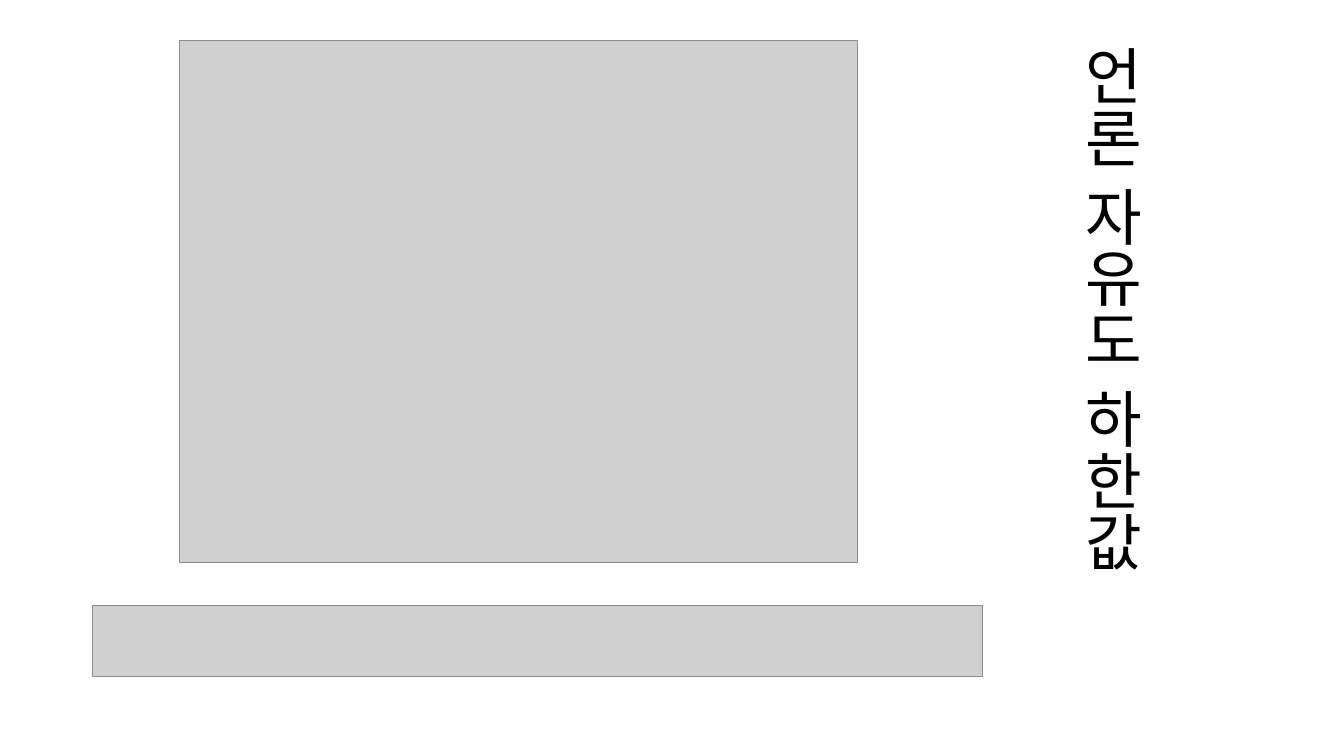
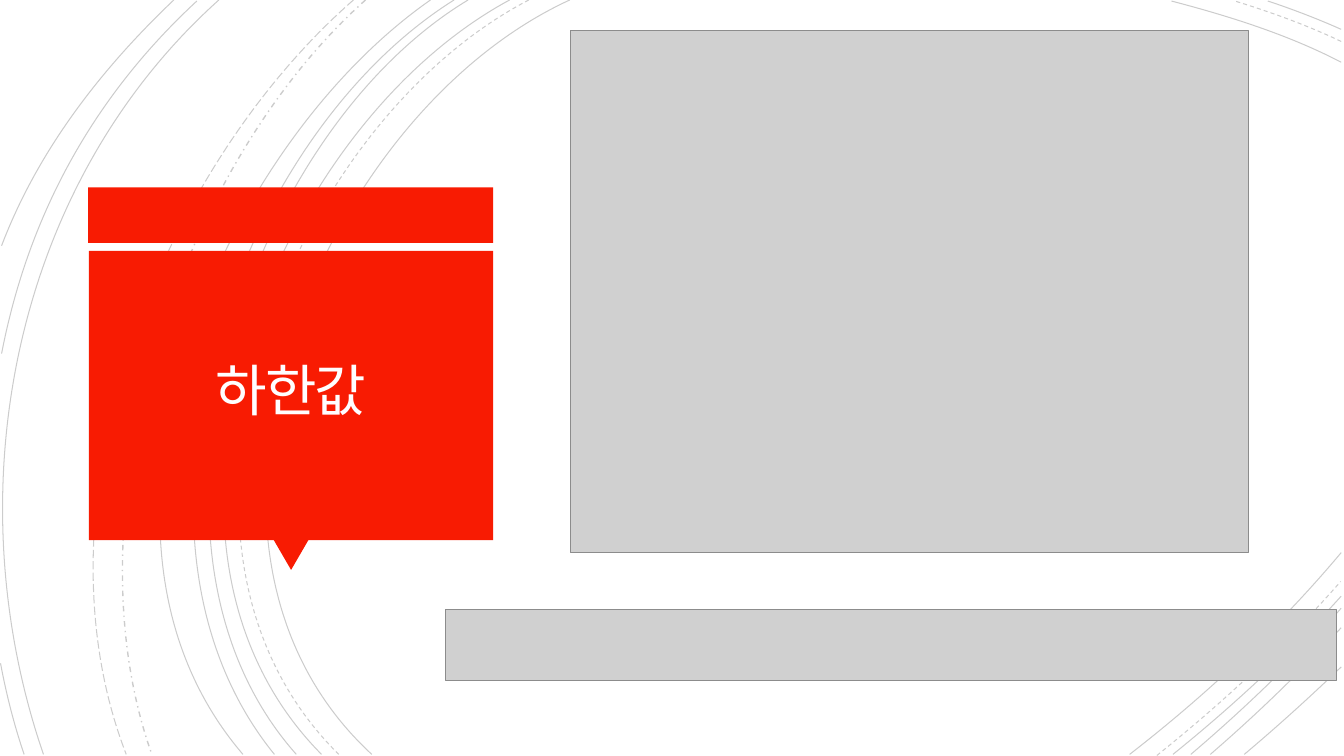
Before and after one commit to letcodesing/project, a slide deck: slide 17 of 개인1/발표용 파일/발표용.pptx. Drawn at 1344x756 pixels with LibreOffice and Linux fonts; fonts in the diff are those of the drawing; grey boxes stand for pictures. Boxes give left, top, right and bottom in pixels: in the first picture for what was removed or moved away, otherwise in the second. Text is boxed around its words. In the diff, an @@ line names an element or a change of style, - is before the commit and + after.

```diff
--- a/개인1/발표용 파일/발표용.pptx
+++ b/개인1/발표용 파일/발표용.pptx
@@ group added at (0, 0, 1342, 756): 21 freeform shapes @@
@@ picture: place and size @@
-picture at (179, 40, 858, 563)
+picture at (571, 30, 1249, 553)
@@ rectangle added at (89, 188, 494, 243), fill #F81B02 @@
@@ rectangle added at (89, 251, 493, 540), fill #F81B02 @@
@@ title at (216, 364, 366, 416): text changed; size 44 to 40 pt; font Noto Sans CJK KR to Calibri; text colour #000000 to #FFFEFF @@
-언론 자유도 하한값
+하한값
@@ triangle added at (273, 540, 309, 571), fill #F81B02 @@
@@ picture: place and size @@
-picture at (93, 606, 983, 677)
+picture at (446, 610, 1336, 681)
```
Also in this commit, not shown: 16 other slides changed, 14 slides added, 1 slide removed, 7 other files.
